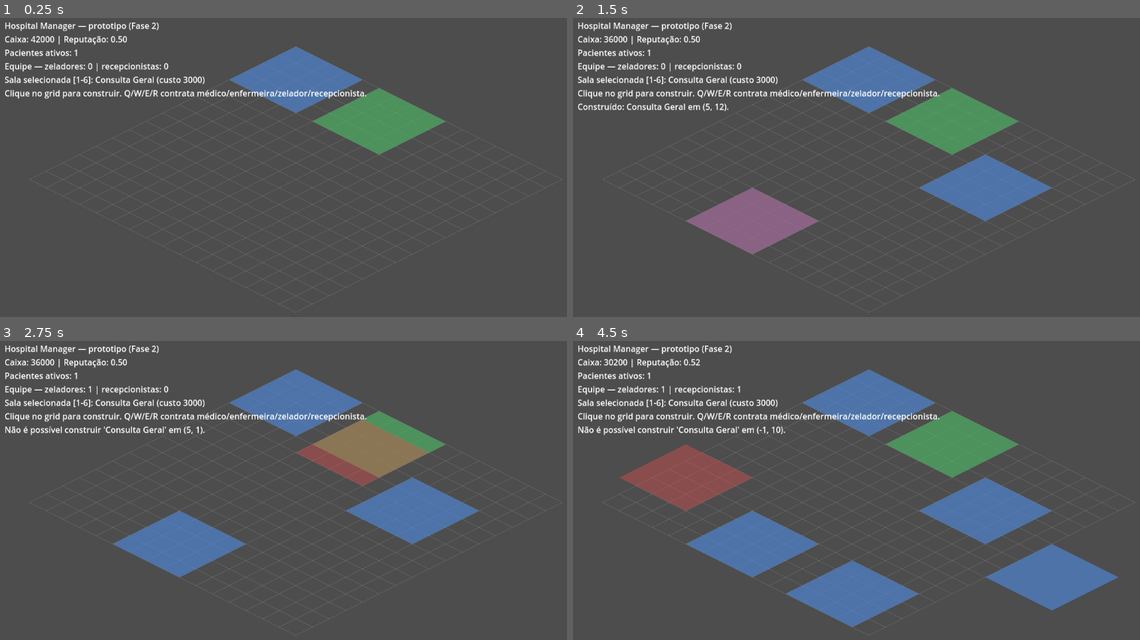
Above: before the commit, frames 1-4 (two rows, left to right).
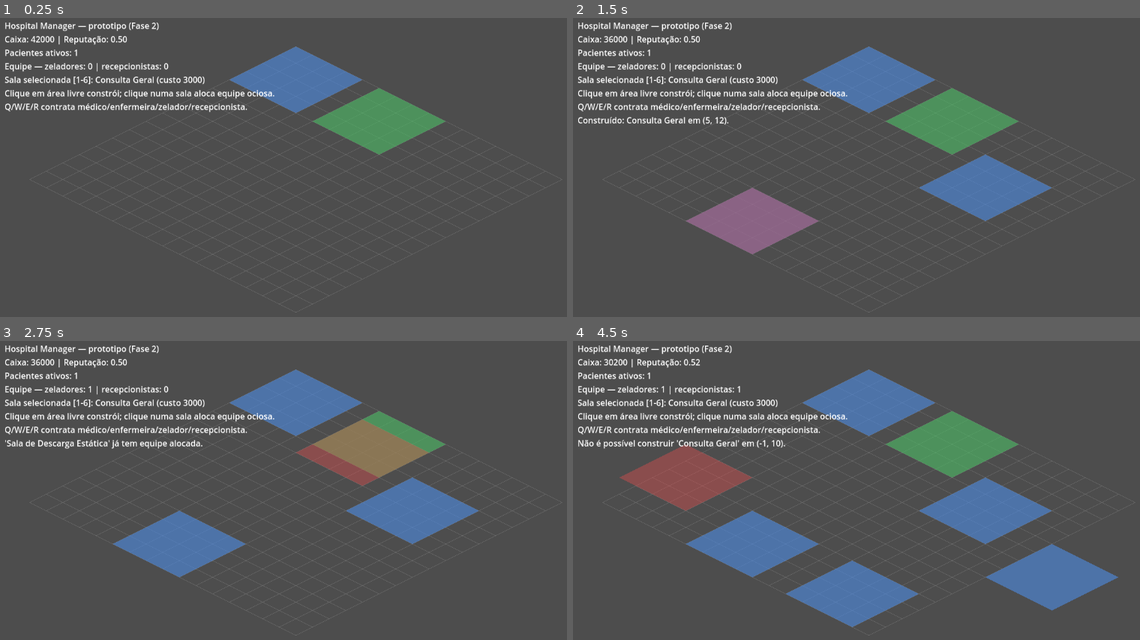
Above: after the commit, the same moments.

Repository: foxtecnologiaonline/Hospital-manager-game
Game: Godot game, scene res://src/presentation/main.tscn
The game is run twice, just before and just after one commit, with the same random seed, the same clock (stepped at 60 frames per second) and the same inputs.
Inputs (mouse positions are in pixels of both pictures, inside the frame that each line leads up to):
- Up to frame 1 (0.25 s): no input
- Up to frame 2 (1.5 s): tap Enter at 0.5 s; move the mouse to (998, 161) at 0.52 s; hold W 0.53-1.28 s; tap 1 at 0.6 s; click (998, 161) at 0.67 s; tap Space at 1.25 s; move the mouse to (748, 197) at 1.27 s; tap Q at 1.35 s; click (748, 197) at 1.42 s
- Up to frame 3 (2.75 s): tap Enter at 2 s; move the mouse to (357, 427) at 2.02 s; hold W from 2.03 s (still down); tap E at 2.1 s; click (357, 427) at 2.17 s
- Up to frame 4 (4.5 s): tap Space at 2.75 s; move the mouse to (839, 571) at 2.77 s; tap R at 2.85 s; click (839, 571) at 2.92 s; tap Enter at 3.5 s; move the mouse to (1049, 553) at 3.52 s; release W at 3.53 s; tap 1 at 3.6 s; click (1049, 553) at 3.67 s; move the mouse to (686, 451) at 4.27 s; tap Q at 4.35 s; click (686, 451) at 4.42 s

The runs differ from the first frame. In frame 1, 1.3% of the frame differs, in the area x 0-65%, y 24-32%; in frame 2, 1.6%; in frame 3, 1.8%, in the area x 0-65%, y 24-37%; in frame 4, 1.8%.

Commit message:
feat: click-to-assign staff on built rooms, add validation guide
Fecha mais uma lacuna da Fase 2: até aqui só os 2 funcionários
iniciais (criados em main.gd) eram alocados a salas; equipe contratada
pelas teclas Q/W no protótipo ficava sem uso possível pela interface.

- HospitalSimulation.find_room_at: localiza a sala construída (se
  houver) sob uma célula do grid, usada para distinguir "clique em
  área livre" (construir) de "clique numa sala" (alocar equipe).
- HospitalSimulation.find_idle_staff: primeiro membro de equipe
  contratado do cargo dado que ainda não está alocado a nenhuma sala.
- main.gd._try_build_at_mouse agora checa find_room_at primeiro: se o
  clique foi numa sala existente, tenta alocar equipe ociosa
  compatível (_try_assign_staff_to_room) em vez de tentar construir
  ali. HUD e mensagens de status atualizados para explicar os dois
  modos de clique e os atalhos de contratação.
- game/tests/run_tests.gd: novo teste
  _test_find_room_at_and_idle_staff cobrindo as duas consultas novas.
- docs/VALIDACAO.md (novo): roteiro passo a passo para a primeira
  pessoa com Godot 4.3+ disponível confirmar que todo o código escrito
  nestas sessões (sem acesso ao binário do Godot) funciona de fato —
  import, testes automatizados, checklist manual de interação, e o
  que fazer se algo estiver quebrado.
- docs/ESCOPO.md e README.md atualizados e referenciando o novo guia.

Co-Authored-By: Claude Sonnet 5 <noreply@anthropic.com>
Claude-Session: https://claude.ai/code/session_01V3ZMPbZQyeCUQRuzDhaMcM

Diff:
--- a/game/src/presentation/main.gd
+++ b/game/src/presentation/main.gd
@@ -6,12 +6,13 @@
 ##
 ## Controles temporários (sem HUD gráfico de botões ainda — ver backlog em
 ## docs/ESCOPO.md): teclas 1–6 selecionam o tipo de sala a construir
-## (na ordem definida em game/content/rooms.json); clique esquerdo constrói
-## a sala selecionada na célula sob o cursor, se a posição for válida.
-## Teclas Q/W/E/R contratam médico/enfermeira/zelador/recepcionista — mas só
-## zelador e recepcionista têm efeito sem UI de alocação (são cargos
-## "globais" neste modelo simplificado; médico/enfermeira ainda precisam
-## ser alocados a uma sala por código, só os 2 iniciais o são).
+## (na ordem definida em game/content/rooms.json); clique esquerdo em área
+## livre constrói a sala selecionada, se a posição for válida. Clique
+## esquerdo numa sala já construída, em vez disso, aloca a ela um membro de
+## equipe ocioso e compatível (se houver). Teclas Q/W/E/R contratam
+## médico/enfermeira/zelador/recepcionista — zelador e recepcionista têm
+## efeito imediato (são cargos "globais" neste modelo simplificado), já
+## médico/enfermeira só ajudam depois de alocados a uma sala (pelo clique).
 
 const TICK_INTERVAL: float = 1.0
 const PATIENT_SPAWN_INTERVAL: float = 4.0
@@ -99,10 +100,16 @@
 	grid.set_hover(cell, definition.min_size, valid)
 
 func _try_build_at_mouse() -> void:
+	var cell := grid.screen_to_grid(get_global_mouse_position())
+
+	var existing_room := simulation.find_room_at(cell)
+	if existing_room != null:
+		_try_assign_staff_to_room(existing_room)
+		return
+
 	var definition: RoomDefinition = simulation.room_definitions.get(selected_room_definition_id)
 	if definition == null:
 		return
-	var cell := grid.screen_to_grid(get_global_mouse_position())
 	var room := simulation.add_room(selected_room_definition_id, cell, definition.min_size)
 	if room == null:
 		status_message = "Não é possível construir '%s' em (%d, %d)." % [definition.display_name, cell.x, cell.y]
@@ -110,6 +117,37 @@
 		status_message = "Construído: %s em (%d, %d)." % [definition.display_name, cell.x, cell.y]
 	_refresh_grid()
 	_update_hover()
+	_update_hud()
+
+## Clicar numa sala já construída (em vez de área livre) tenta alocar um
+## membro de equipe ocioso e compatível a ela, em vez de tentar construir
+## ali (o que falharia por sobreposição de qualquer forma).
+func _try_assign_staff_to_room(room: Room) -> void:
+	var definition: RoomDefinition = simulation.room_definitions.get(room.definition_id)
+	var room_label: String = definition.display_name if definition else room.definition_id
+
+	if room.is_staffed():
+		status_message = "'%s' já tem equipe alocada." % room_label
+		_update_hud()
+		return
+
+	var required_role: String = definition.required_staff_role if definition else ""
+	if required_role == "":
+		status_message = "'%s' não exige equipe." % room_label
+		_update_hud()
+		return
+
+	var idle_staff := simulation.find_idle_staff(required_role)
+	if idle_staff == null:
+		var role: StaffRole = simulation.staff_roles.get(required_role)
+		var role_label: String = role.display_name if role else required_role
+		status_message = "Nenhum(a) %s disponível para alocar em '%s' (contrate com Q/W)." % [role_label, room_label]
+		_update_hud()
+		return
+
+	simulation.assign_staff_to_room(idle_staff.staff_id, room.room_id)
+	status_message = "Equipe alocada em '%s'." % room_label
+	_refresh_grid()
 	_update_hud()
 
 func _handle_hire_shortcut(keycode: int) -> void:
@@ -164,7 +202,8 @@
 		"Pacientes ativos: %d" % _count_active_patients(),
 		"Equipe — zeladores: %d | recepcionistas: %d" % [_count_staff_with_role("handyman"), _count_staff_with_role("receptionist")],
 		"Sala selecionada [1-%d]: %s (custo %d)" % [room_definition_order.size(), definition.display_name if definition else "?", definition.cost if definition else 0],
-		"Clique no grid para construir. Q/W/E/R contrata médico/enfermeira/zelador/recepcionista.",
+		"Clique em área livre constrói; clique numa sala aloca equipe ociosa.",
+		"Q/W/E/R contrata médico/enfermeira/zelador/recepcionista.",
 	]
 	if status_message != "":
 		lines.append(status_message)
--- a/game/src/presentation/main.tscn
+++ b/game/src/presentation/main.tscn
@@ -16,5 +16,5 @@
 
 [node name="StatusLabel" type="Label" parent="HUD"]
 position = Vector2(16, 16)
-size = Vector2(560, 200)
+size = Vector2(580, 230)
 text = "Carregando..."
--- a/game/src/simulation/hospital_simulation.gd
+++ b/game/src/simulation/hospital_simulation.gd
@@ -120,6 +120,25 @@
 	staff.assigned_room_id = room_id
 	return true
 
+## Primeiro membro de equipe contratado do cargo `role_id` que ainda não
+## está alocado a nenhuma sala, ou null se não houver nenhum. Usado pela UI
+## para alocar equipe clicando numa sala já construída.
+func find_idle_staff(role_id: String) -> StaffMember:
+	for staff in staff_members.values():
+		if staff.role_id == role_id and staff.assigned_room_id == "":
+			return staff
+	return null
+
+## Sala construída cujo footprint contém a célula dada, ou null se a célula
+## não estiver sobre nenhuma sala. Usado pela UI para distinguir "clique
+## numa sala existente" (alocar equipe) de "clique em área livre"
+## (construir uma sala nova).
+func find_room_at(cell: Vector2i) -> Room:
+	for room in placed_rooms.values():
+		if cell.x >= room.position.x and cell.x < room.position.x + room.size.x and cell.y >= room.position.y and cell.y < room.position.y + room.size.y:
+			return room
+	return null
+
 func spawn_patient(disease_id: String) -> Patient:
 	var patient := Patient.new(_next_patient_id, disease_id)
 	_next_patient_id += 1
--- a/game/tests/run_tests.gd
+++ b/game/tests/run_tests.gd
@@ -13,6 +13,7 @@
 	failures += _test_room_placement_validation()
 	failures += _test_handyman_reduces_room_wear()
 	failures += _test_receptionist_halves_untreated_risk()
+	failures += _test_find_room_at_and_idle_staff()
 
 	if failures == 0:
 		print("OK — todos os testes passaram.")
@@ -205,3 +206,35 @@
 
 	print("  [OK] test_receptionist_halves_untreated_risk")
 	return 0
+
+## Garante que find_room_at distingue corretamente dentro/fora do footprint
+## de uma sala, e que find_idle_staff só retorna equipe ainda não alocada —
+## a base da alocação de equipe pelo clique na UI.
+func _test_find_room_at_and_idle_staff() -> int:
+	var simulation := HospitalSimulation.new(_make_test_content())
+	var room := simulation.add_room("test_diag", Vector2i(2, 2), Vector2i(3, 3))
+
+	var inside := simulation.find_room_at(Vector2i(3, 3))
+	if inside != room:
+		print("  [FALHA] test_find_room_at_and_idle_staff — ponto dentro da sala não encontrou a sala")
+		return 1
+
+	var outside := simulation.find_room_at(Vector2i(0, 0))
+	if outside != null:
+		print("  [FALHA] test_find_room_at_and_idle_staff — ponto fora da sala encontrou uma sala")
+		return 1
+
+	var hired := simulation.hire_staff("doctor")
+	var idle := simulation.find_idle_staff("doctor")
+	if idle != hired:
+		print("  [FALHA] test_find_room_at_and_idle_staff — não encontrou o médico recém-contratado como ocioso")
+		return 1
+
+	simulation.assign_staff_to_room(hired.staff_id, room.room_id)
+	var idle_after_assignment := simulation.find_idle_staff("doctor")
+	if idle_after_assignment != null:
+		print("  [FALHA] test_find_room_at_and_idle_staff — médico já alocado não deveria aparecer como ocioso")
+		return 1
+
+	print("  [OK] test_find_room_at_and_idle_staff")
+	return 0
Not shown, changed: README.md
Not shown, changed: docs/ESCOPO.md
Not shown, added: docs/VALIDACAO.md
